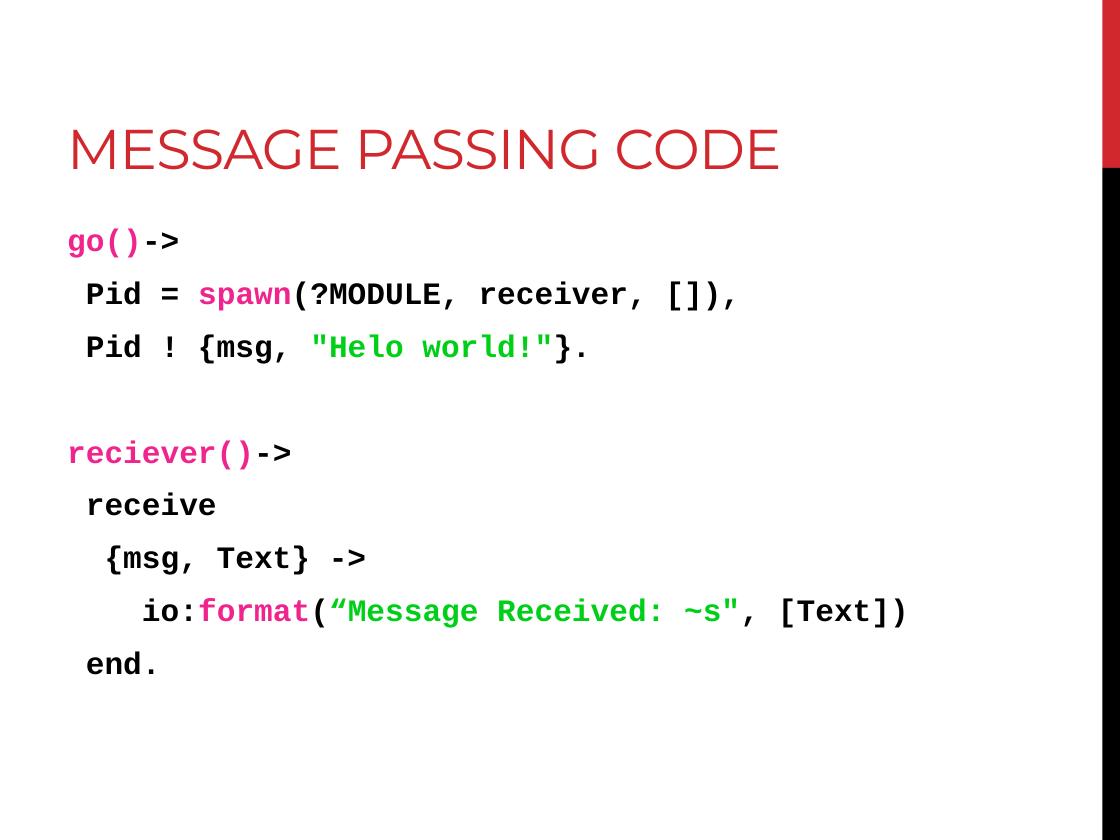
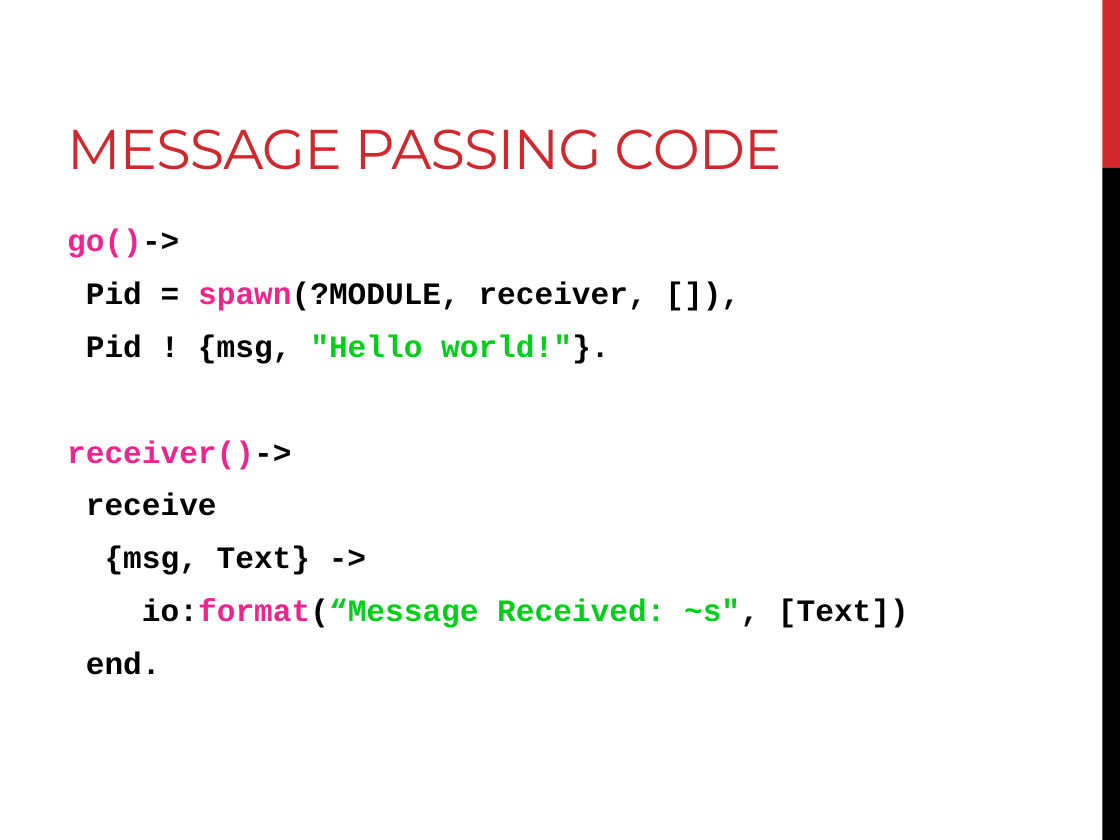
Before and after one commit to Matt8109/mcp_erlang, a slide deck: slide 7 of Presentation.pptx (slide 6 before the commit). Drawn at 1120x840 pixels with LibreOffice and Linux fonts; fonts in the diff are those of the drawing. Boxes give left, top, right and bottom in pixels: in the first picture for what was removed or moved away, otherwise in the second. Text is boxed around its words. In the diff, an @@ line names an element or a change of style, - is before the commit and + after.

```diff
--- a/Presentation.pptx
+++ b/Presentation.pptx
@@ text at <box>67,334,609,470</box>: text changed @@
-Pid ! {msg, "Helo world!"}.
-reciever()->
+Pid ! {msg, "Hello world!"}.
+receiver()->
```
Also in this commit, not shown: 3 other slides changed, 3 slides added.
